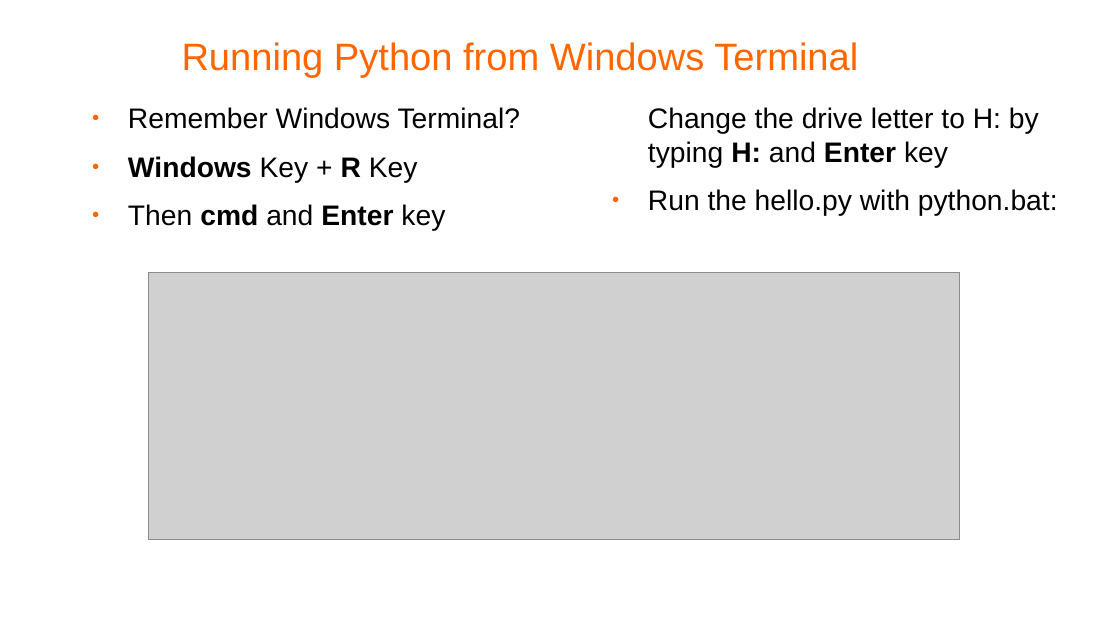
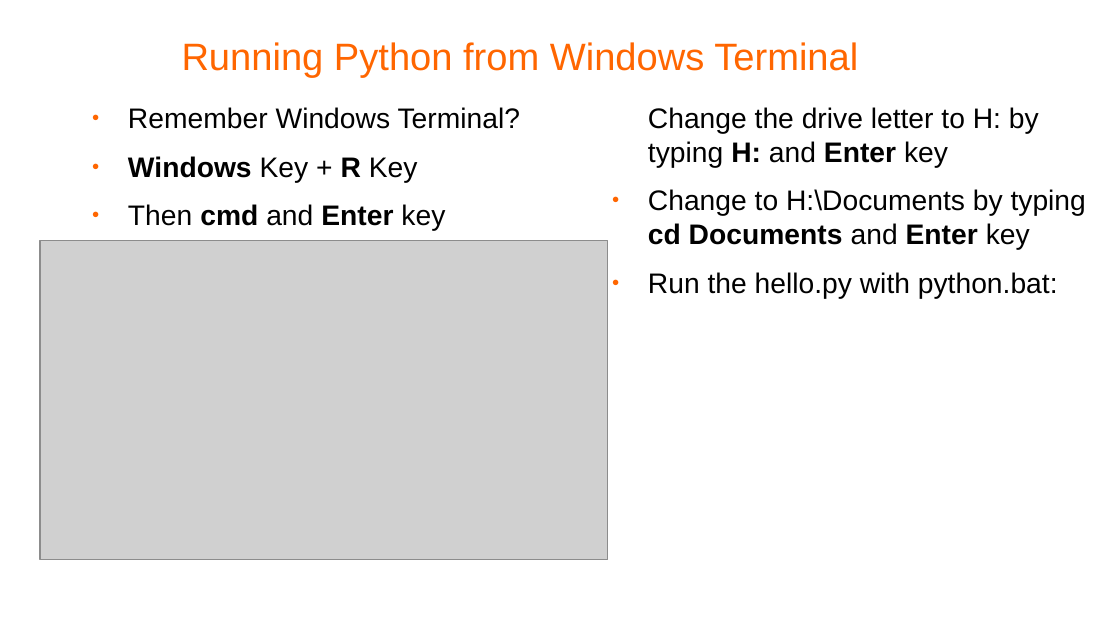
Before and after one commit to pellcorp/coding, a slide deck: slide 10 of docs/python-coding.odp (slide 11 before the commit). Drawn at 1120x630 pixels with LibreOffice and Linux fonts; fonts in the diff are those of the drawing; grey boxes stand for pictures; background and template pictures are left out. Boxes give left, top, right and bottom in pixels: in the first picture for what was removed or moved away, otherwise in the second. Text is boxed around its words. In the diff, an @@ line names an element or a change of style, - is before the commit and + after.

```diff
--- a/docs/python-coding.odp
+++ b/docs/python-coding.odp
@@ text at bbox=[648, 189, 1086, 250]: paragraph added @@
+● Change to H:\Documents by typing cd Documents and Enter key
@@ picture: place and size @@
-picture at bbox=[148, 272, 960, 541]
+picture at bbox=[40, 241, 608, 560]
```
Also in this commit, not shown: 1 other slide changed, 1 slide removed, 1 other file.
